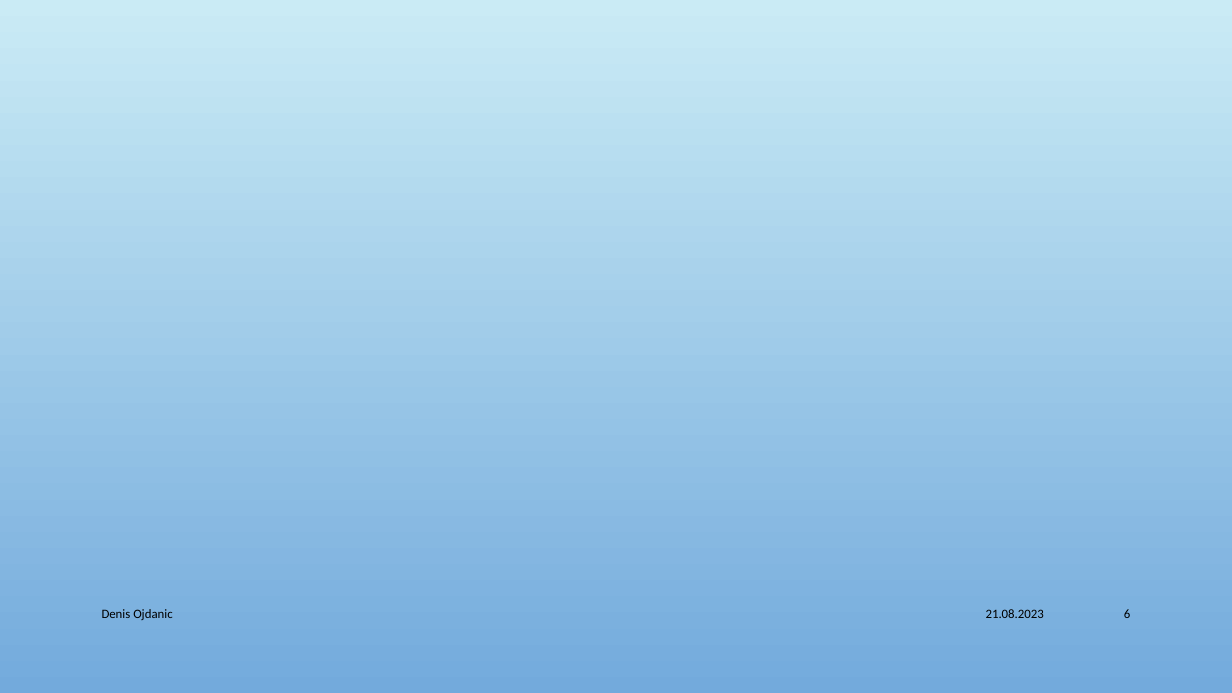
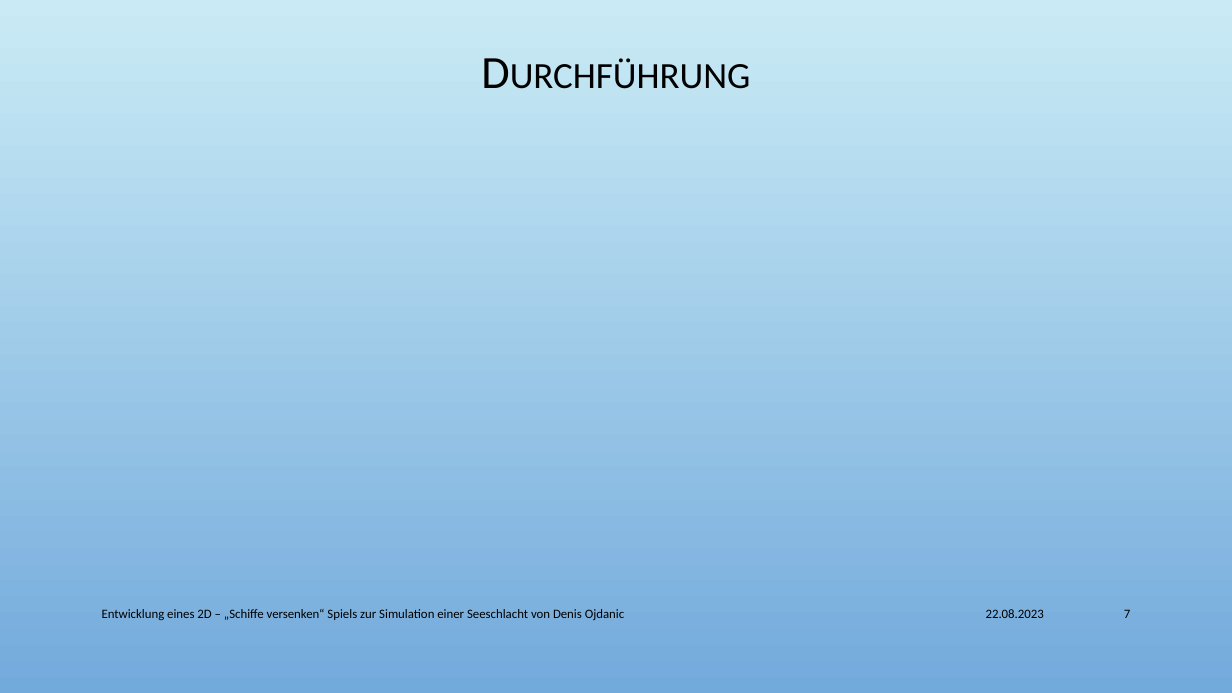
Before and after one commit to Der-Denis/Schiffe-versenken, a slide deck: slide 7 of Dokumente/Projektpräsentation.pptx (slide 6 before the commit). Drawn at 1232x693 pixels with LibreOffice and Linux fonts; fonts in the diff are those of the drawing; background and template pictures are left out. Boxes give left, top, right and bottom in pixels: in the first picture for what was removed or moved away, otherwise in the second. Text is boxed around its words. In the diff, an @@ line names an element or a change of style, - is before the commit and + after.

```diff
--- a/Dokumente/Projektpräsentation.pptx
+++ b/Dokumente/Projektpräsentation.pptx
@@ title added at bbox=[92, 30, 1140, 116], 36 pt, text #000000, small capitals @@
+Durchführung
@@ text at bbox=[102, 609, 624, 620]: text changed @@
-Denis Ojdanic
+Entwicklung eines 2D – „Schiffe versenken“ Spiels zur Simulation einer Seeschlacht von Denis Ojdanic
@@ text at bbox=[986, 609, 1044, 618]: text changed @@
-21.08.2023
+22.08.2023
@@ page number at bbox=[1124, 609, 1130, 618]: text changed @@
-6
+7
```
Also in this commit, not shown: 4 other slides changed, 4 slides added, 1 other file.
